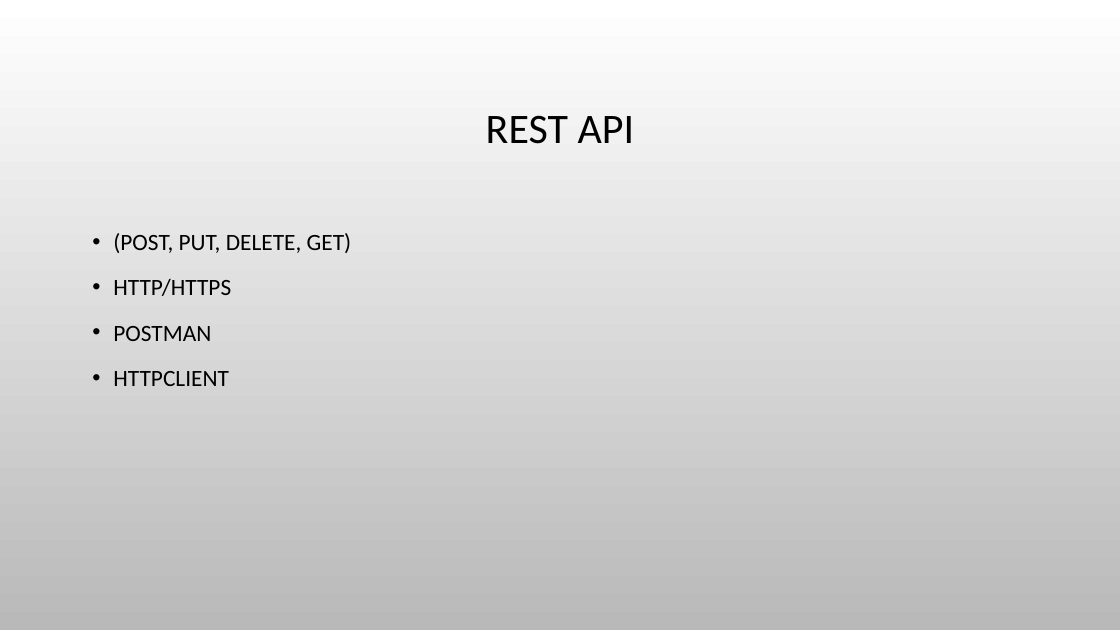
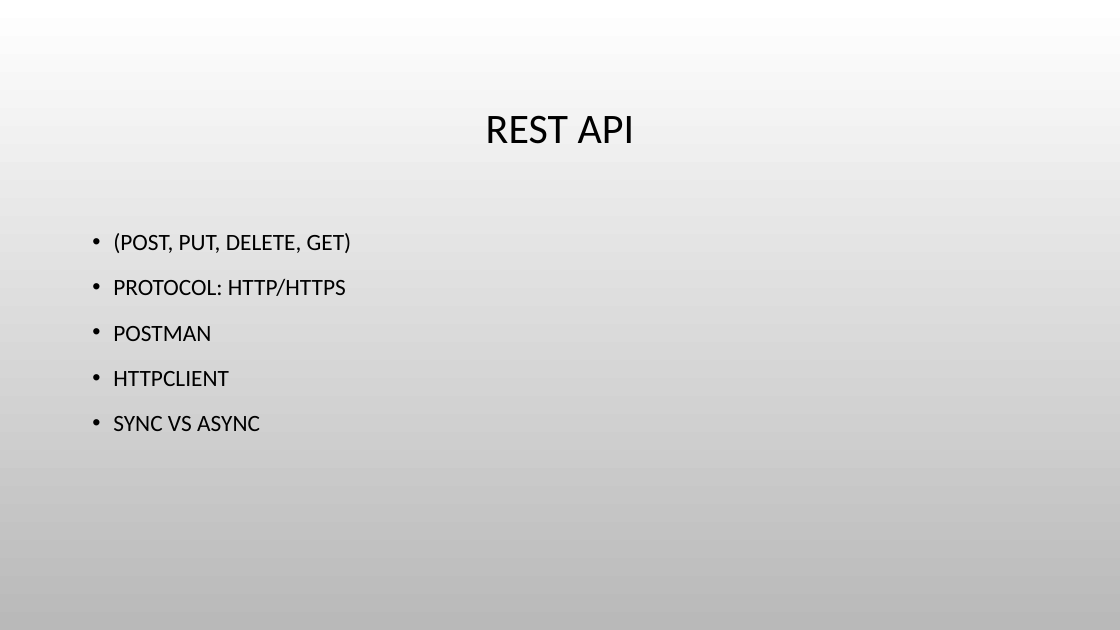
Before and after one commit to hutaojiazi/java-examples, a slide deck: slide 13 of java_introduction.pptx. Drawn at 1120x630 pixels with LibreOffice and Linux fonts; fonts in the diff are those of the drawing; background and template pictures are left out. Boxes give left, top, right and bottom in pixels: in the first picture for what was removed or moved away, otherwise in the second. Text is boxed around its words. In the diff, an @@ line names an element or a change of style, - is before the commit and + after.

```diff
--- a/java_introduction.pptx
+++ b/java_introduction.pptx
@@ text at <box>113,279,346,296</box>: text changed @@
-• HTTP/HTTPS
+• PROTOCOL: HTTP/HTTPS
@@ text at <box>113,416,260,431</box>: paragraph added @@
+• SYNC VS ASYNC
```
Also in this commit, not shown: 1 slide added, 4 other files.
